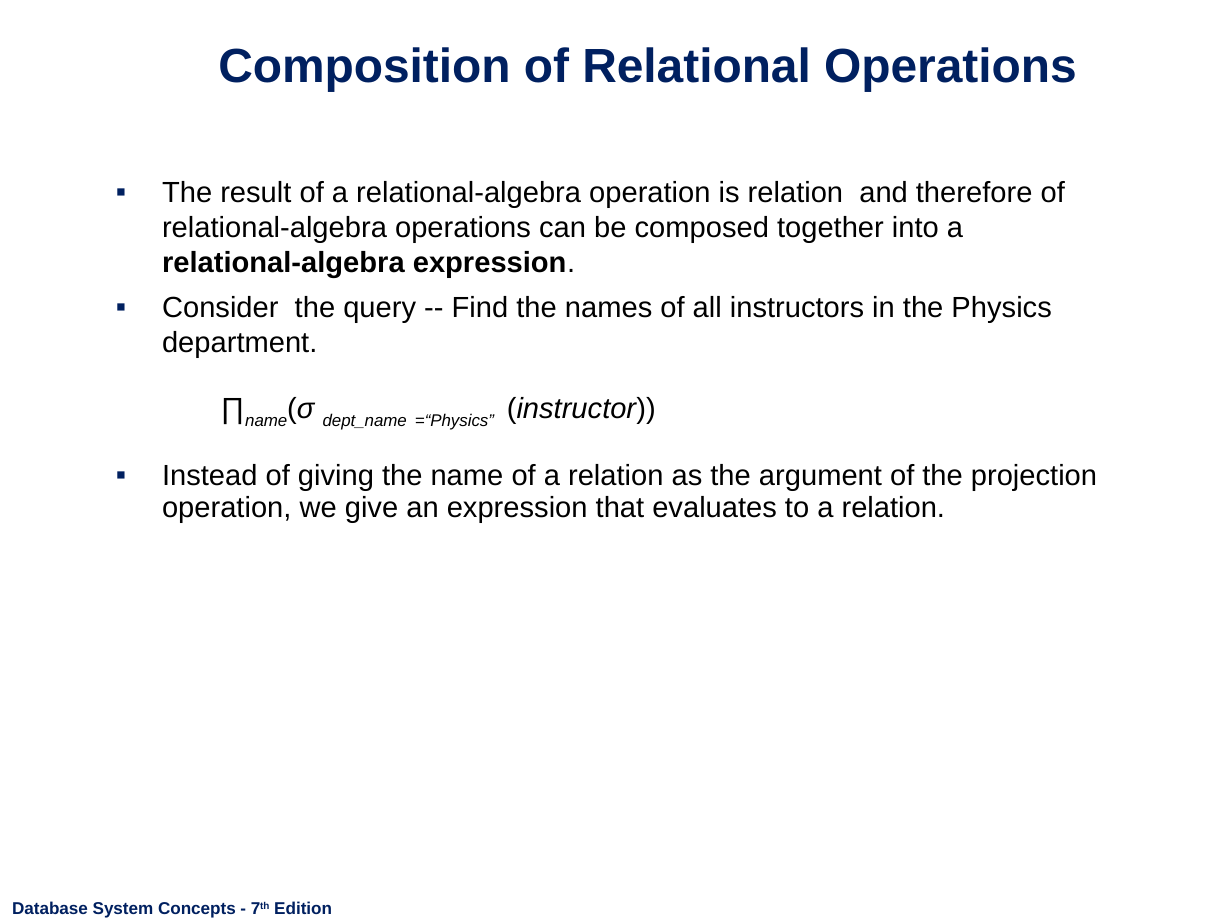
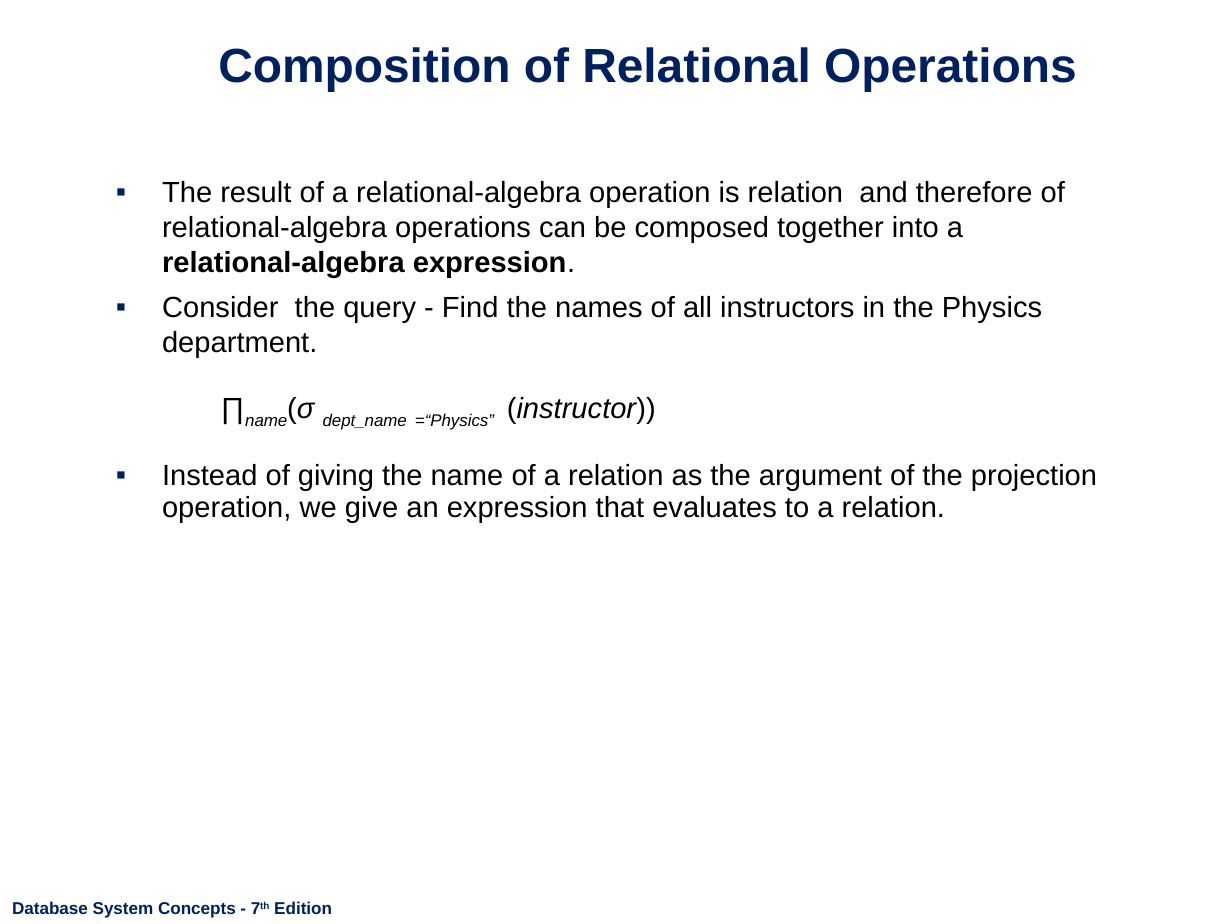
Before and after one commit to nashurgessa/DB-practices, a slide deck: slide 16 of Slides/L5.1 The Relational Database Model_ 2.pptx. Drawn at 1232x924 pixels with LibreOffice and Linux fonts; fonts in the diff are those of the drawing; background and template pictures are left out. Boxes give left, top, right and bottom in pixels: in the first picture for what was removed or moved away, otherwise in the second. Text is boxed around its words. In the diff, an @@ line names an element or a change of style, - is before the commit and + after.

```diff
--- a/Slides/L5.1 The Relational Database Model_ 2.pptx
+++ b/Slides/L5.1 The Relational Database Model_ 2.pptx
@@ text at [162, 296, 1042, 357]: text changed @@
-▪ Consider the query -- Find the names of all instructors in the Physics department.
+▪ Consider the query - Find the names of all instructors in the Physics department.
```
Also in this commit, not shown: 3 other files.
